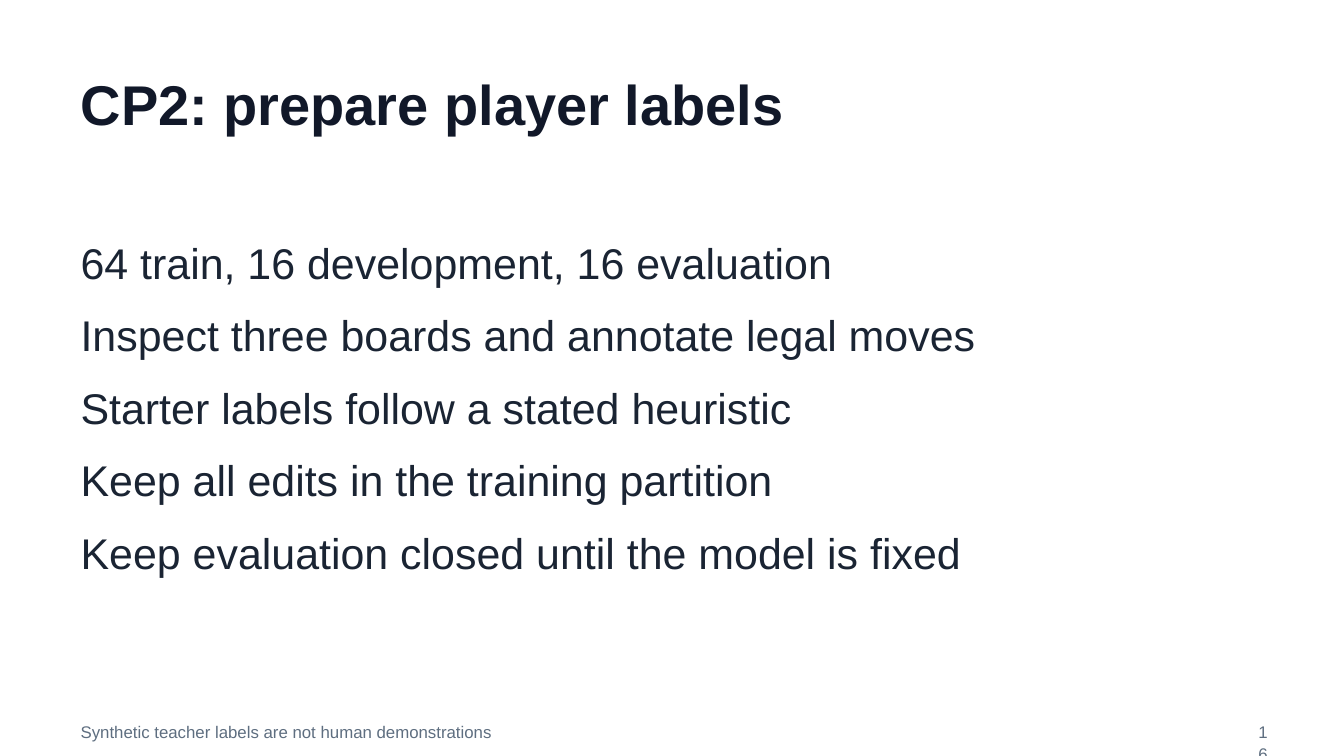
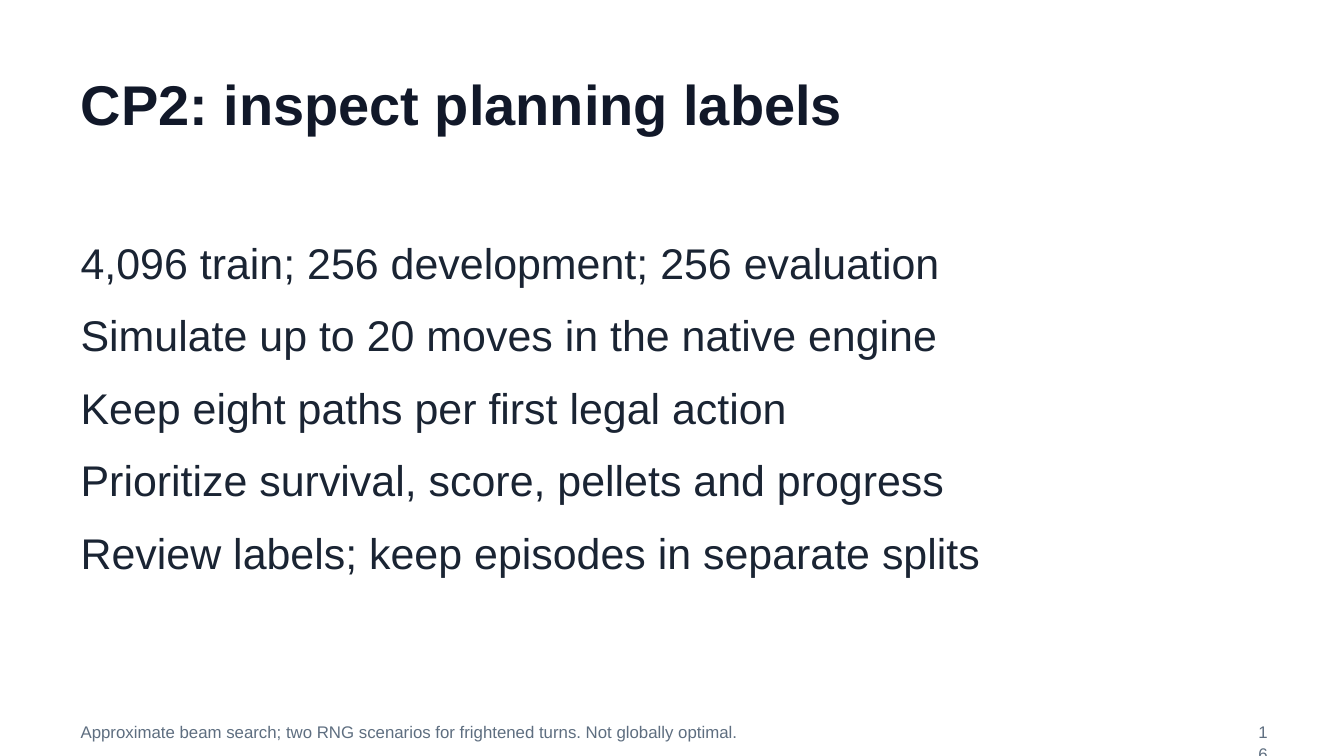
Before and after one commit to huixu11/QPlusLearning, a slide deck: slide 16 of labs/lab-01-kev-pacman/slides/pacman-lab.pptx. Drawn at 1344x756 pixels with LibreOffice and Linux fonts; fonts in the diff are those of the drawing. Boxes give left, top, right and bottom in pixels: in the first picture for what was removed or moved away, otherwise in the second. Text is boxed around its words. In the diff, an @@ line names an element or a change of style, - is before the commit and + after.

```diff
--- a/labs/lab-01-kev-pacman/slides/pacman-lab.pptx
+++ b/labs/lab-01-kev-pacman/slides/pacman-lab.pptx
@@ title at (81, 84, 842, 135): text changed @@
-CP2: prepare player labels
+CP2: inspect planning labels
@@ text at (81, 248, 980, 577): text changed @@
-64 train, 16 development, 16 evaluation
-Inspect three boards and annotate legal moves
-Starter labels follow a stated heuristic
-Keep all edits in the training partition
-Keep evaluation closed until the model is fixed
+4,096 train; 256 development; 256 evaluation
+Simulate up to 20 moves in the native engine
+Keep eight paths per first legal action
+Prioritize survival, score, pellets and progress
+Review labels; keep episodes in separate splits
@@ text at (81, 726, 737, 742): text changed @@
-Synthetic teacher labels are not human demonstrations
+Approximate beam search; two RNG scenarios for frightened turns. Not globally optimal.
```
Also in this commit, not shown: 10 other slides changed, 7 other files.
